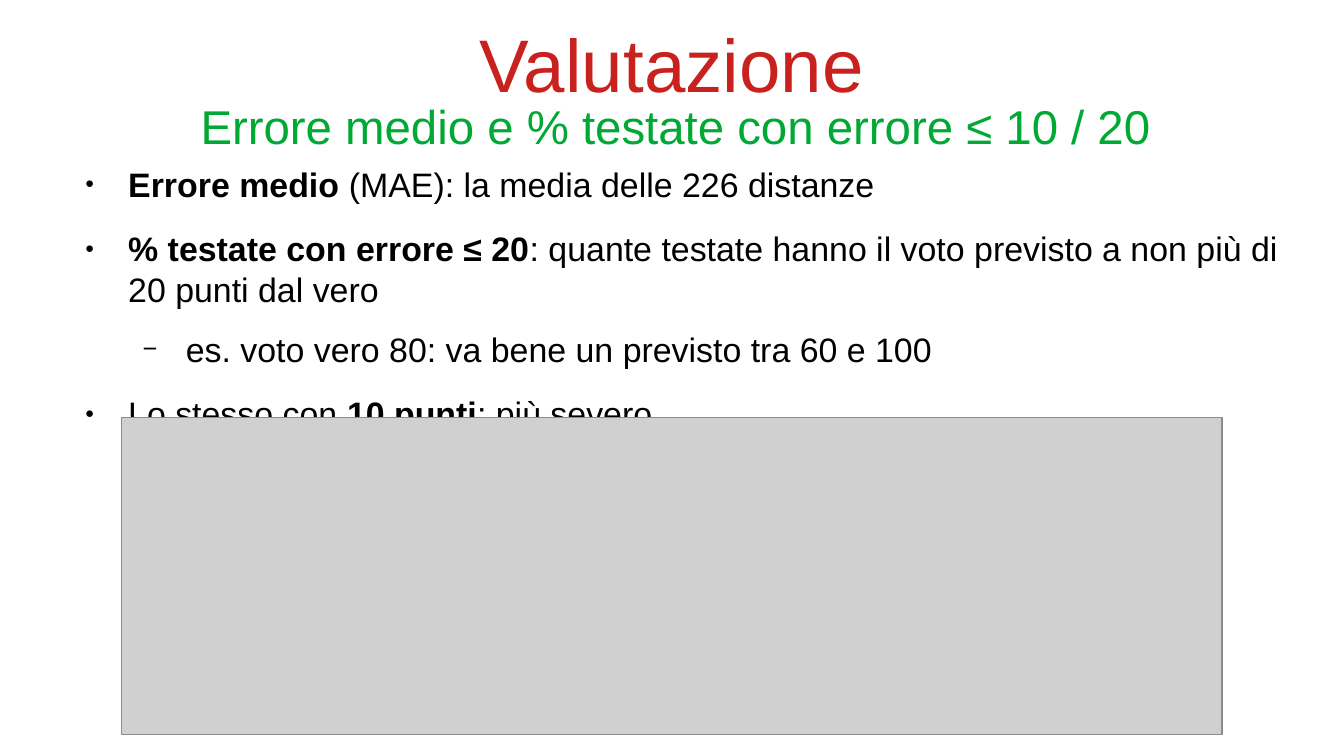
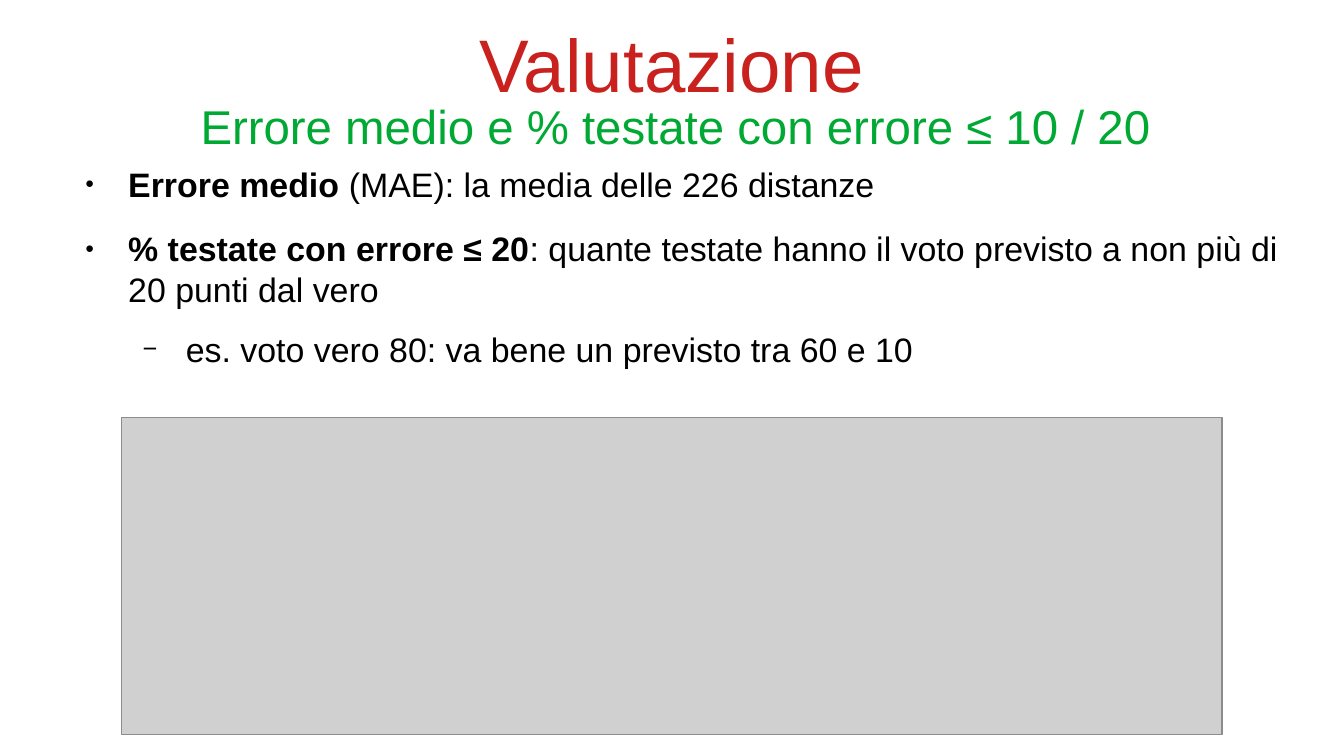
Before and after one commit to bianchi-john/PublisherClassification, a slide deck: slide 31 of Presentazioni/Stato finale/FinalState.odp. Drawn at 1344x756 pixels with LibreOffice and Linux fonts; fonts in the diff are those of the drawing; grey boxes stand for pictures. Boxes give left, top, right and bottom in pixels: in the first picture for what was removed or moved away, otherwise in the second. Text is boxed around its words. In the diff, an @@ line names an element or a change of style, - is before the commit and + after.

```diff
--- a/Presentazioni/Stato finale/FinalState.odp
+++ b/Presentazioni/Stato finale/FinalState.odp
@@ text at [186,337,913,369]: text changed @@
-  − es. voto vero 80: va bene un previsto tra 60 e 100
-● Lo stesso con 10 punti: più severo
+  − es. voto vero 80: va bene un previsto tra 60 e 10
```
Also in this commit, not shown: 3 other slides changed, 5 slides added, 6 slides removed, 7 other files.
